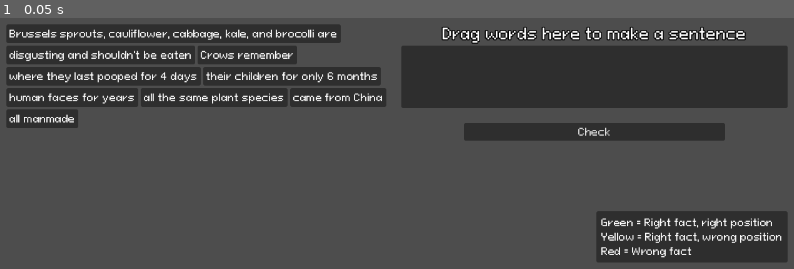
Above: before the commit, frame 1.
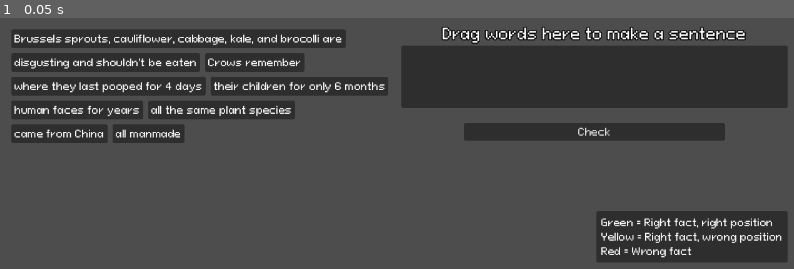
Above: after the commit, the same moment.

Repository: AJaxx86/make-anything-jam-26
Game: Godot game, scene res://ui/fact_builder.tscn
Same seed, same stepped clock (60 frames per second), same inputs: the game is played once before the commit and once after it. This scene is started directly instead of the project's main scene. Sound files missing from this copy of the repository are replaced by a short silence.
Inputs:
- Up to frame 1 (0.05 s): no input

The runs differ from the first frame. In frame 1, 10% of the frame differs, in the area x 0-49%, y 2-50%.

Commit message:
Add free-form fact piece area
Replace the source fact container with a FreeFactArea that
supports manual piece placement, piece management helpers, and
drop exclusion over the sentence area.

Update fact piece drag-and-drop handling and scene wiring to use
the new area and its drop sounds.

Diff:
--- a/ui/fact_builder.gd
+++ b/ui/fact_builder.gd
@@ -3,7 +3,7 @@
 @export var fact_piece_scene: PackedScene
 
 @export_group("Node References")
-@export var source_flow: FactContainer
+@export var source_flow: FreeFactArea
 @export var target_flow: FactSentenceContainer
 @export var submit_button: Button
 @export var all_facts_message: Label
@@ -140,9 +140,7 @@
 	if not active_facts.is_empty():
 		return
 
-	for child in source_flow.get_children():
-		if child is FactPiece:
-			child.queue_free()
+	source_flow.clear_fact_pieces()
 	target_flow.clear_fact_pieces()
 
 	active_facts = Global.get_facts(facts_per_round, "random")
@@ -164,7 +162,7 @@
 
 	for word in all_pieces:
 		var piece: FactPiece = fact_piece_scene.instantiate()
-		source_flow.add_child(piece)
+		source_flow.add_fact_piece(piece)
 		piece.setup(word)
 
 
@@ -189,12 +187,11 @@
 		var full_data = Global.get_fact_data(matched_fact["category"], matched_fact["fact"])
 		var false_words_to_remove = full_data.get("false_words", []).duplicate()
 
-		for child in source_flow.get_children():
-			if child is FactPiece:
-				var found_index = false_words_to_remove.find(child.text_value)
-				if found_index != -1:
-					false_words_to_remove.remove_at(found_index)
-					child.queue_free()
+		for piece in source_flow.get_fact_pieces():
+			var found_index = false_words_to_remove.find(piece.text_value)
+			if found_index != -1:
+				false_words_to_remove.remove_at(found_index)
+				piece.queue_free()
 
 		active_facts.erase(matched_fact)
 
--- a/ui/fact_builder.tscn
+++ b/ui/fact_builder.tscn
@@ -3,13 +3,10 @@
 [ext_resource type="FontFile" uid="uid://c5npascuojkq2" path="res://fonts/pixeloid-font/PixeloidSans-mLxMm.ttf" id="1_ud4uo"]
 [ext_resource type="Script" uid="uid://bahukpdyoe52f" path="res://ui/fact_builder.gd" id="2_b6gxa"]
 [ext_resource type="PackedScene" uid="uid://bfybevkb0t5ql" path="res://ui/fact_piece.tscn" id="2_in4ah"]
-[ext_resource type="Script" uid="uid://cx3edbtwhyq27" path="res://ui/fact_container.gd" id="3_m14j8"]
 [ext_resource type="AudioStream" uid="uid://d0ki2j2dpfqyd" path="res://sfx/checks/check_correct_5.mp3" id="4_yh0kt"]
 [ext_resource type="AudioStream" uid="uid://bew742gd0jjwj" path="res://sfx/checks/check_incorrect_2.mp3" id="5_3v0bg"]
-[ext_resource type="AudioStream" uid="uid://cq2mbqpyurfpo" path="res://sfx/eraser/eraser_sounds_1.mp3" id="5_whxiu"]
 [ext_resource type="AudioStream" uid="uid://6cb1e23lxmuc" path="res://sfx/checks/fart_reverb.mp3" id="6_43vm4"]
-[ext_resource type="AudioStream" uid="uid://dtpmlt4b1brul" path="res://sfx/eraser/eraser_sounds_2.mp3" id="6_h2qjg"]
-[ext_resource type="AudioStream" uid="uid://chbx5hf5q4dqr" path="res://sfx/eraser/eraser_sounds_3.mp3" id="7_m7r3v"]
+[ext_resource type="Script" uid="uid://b5vmsewyjsviy" path="res://ui/free_fact_area.gd" id="7_m7r3v"]
 [ext_resource type="AudioStream" uid="uid://kvuyckqsvq3a" path="res://sfx/pencil/pencil_sfx_1.mp3" id="8_yh0kt"]
 [ext_resource type="AudioStream" uid="uid://dmbv5wt7cre7" path="res://sfx/pencil/pencil_sfx_2.mp3" id="9_3v0bg"]
 [ext_resource type="AudioStream" uid="uid://bcqm1montpewj" path="res://sfx/pencil/pencil_sfx_3.mp3" id="10_43vm4"]
@@ -87,12 +84,13 @@
 label_settings = SubResource("LabelSettings_yh0kt")
 autowrap_mode = 3
 
-[node name="FactParts" type="HFlowContainer" parent="MarginContainer/HBoxContainer/MarginContainer/VBoxContainer" unique_id=320103843]
+[node name="FactParts" type="Control" parent="MarginContainer/HBoxContainer/MarginContainer/VBoxContainer" unique_id=392212612 node_paths=PackedStringArray("excluded_drop_area")]
 layout_mode = 2
 size_flags_horizontal = 3
 size_flags_vertical = 3
-script = ExtResource("3_m14j8")
-drop_sfx = Array[AudioStreamMP3]([ExtResource("5_whxiu"), ExtResource("6_h2qjg"), ExtResource("7_m7r3v")])
+script = ExtResource("7_m7r3v")
+drop_sfx = Array[AudioStreamMP3]([ExtResource("8_yh0kt"), ExtResource("9_3v0bg"), ExtResource("10_43vm4"), ExtResource("11_1tkxp"), ExtResource("12_u4o7d"), ExtResource("13_kld8p"), ExtResource("14_bwko5"), ExtResource("15_ik88q")])
+excluded_drop_area = NodePath("../../../MarginContainer2/VBoxContainer/PanelContainer/MarginContainer/SentenceArea")
 
 [node name="MarginContainer2" type="MarginContainer" parent="MarginContainer/HBoxContainer" unique_id=1650076695]
 layout_mode = 2
--- a/ui/fact_piece.gd
+++ b/ui/fact_piece.gd
@@ -56,6 +56,8 @@
 
 	var local_drop_pos: Vector2 = position + at_position
 	var parent_node: Node = get_parent()
+	if parent_node is FreeFactArea:
+		return (parent_node as FreeFactArea).can_drop_at_local(local_drop_pos)
 	if parent_node is FactContainer:
 		return true
 	if parent_node is FactSentenceContainer:
@@ -70,7 +72,9 @@
 
 	var local_drop_pos: Vector2 = position + at_position
 	var parent_node: Node = get_parent()
-	if parent_node is FactContainer:
+	if parent_node is FreeFactArea:
+		(parent_node as FreeFactArea).drop_piece_at_position(data as FactPiece, local_drop_pos)
+	elif parent_node is FactContainer:
 		(parent_node as FactContainer).drop_piece_at_position(data as FactPiece, local_drop_pos)
 	elif parent_node is FactSentenceContainer:
 		(parent_node as FactSentenceContainer).drop_piece_at_position(data as FactPiece, local_drop_pos)
--- /dev/null
+++ b/ui/free_fact_area.gd
@@ -0,0 +1,120 @@
+extends Control
+class_name FreeFactArea
+
+signal item_dropped(original_piece: FactPiece)
+
+@export var drop_sfx: Array[AudioStreamMP3]
+@export var excluded_drop_area: Control
+@export var initial_padding: Vector2 = Vector2(8, 8)
+@export var initial_spacing: Vector2 = Vector2(8, 8)
+
+
+func _can_drop_data(at_position: Vector2, data: Variant) -> bool:
+	if not data is FactPiece:
+		return false
+
+	return can_drop_at_local(at_position)
+
+
+func _drop_data(at_position: Vector2, data: Variant) -> void:
+	if not data is FactPiece:
+		return
+
+	drop_piece_at_position(data as FactPiece, at_position)
+
+
+func can_drop_at_local(local_pos: Vector2) -> bool:
+	return not _is_excluded_global_position(global_position + local_pos)
+
+
+func drop_piece_at_position(piece: FactPiece, local_pos: Vector2) -> void:
+	if not can_drop_at_local(local_pos):
+		return
+
+	var old_parent: Node = piece.get_parent()
+	if old_parent != null and old_parent != self:
+		old_parent.remove_child(piece)
+		if old_parent is FactSentenceContainer:
+			(old_parent as FactSentenceContainer).call_deferred("_update_layout_minimum_height")
+
+	if piece.get_parent() == null:
+		add_child(piece)
+
+	move_child(piece, get_child_count() - 1)
+	piece.set_anchors_preset(Control.PRESET_TOP_LEFT)
+	piece.position = _clamp_piece_position(local_pos - piece.size * 0.5, piece)
+	piece.flash()
+	item_dropped.emit(piece)
+	Global.play_sfx_random(drop_sfx)
+
+
+func add_fact_piece(piece: FactPiece) -> void:
+	var old_parent: Node = piece.get_parent()
+	if old_parent != null and old_parent != self:
+		old_parent.remove_child(piece)
+		if old_parent is FactSentenceContainer:
+			(old_parent as FactSentenceContainer).call_deferred("_update_layout_minimum_height")
+
+	if piece.get_parent() == null:
+		add_child(piece)
+
+	piece.set_anchors_preset(Control.PRESET_TOP_LEFT)
+	call_deferred("_arrange_fact_pieces")
+
+
+func clear_fact_pieces() -> void:
+	for child in get_children():
+		if child is FactPiece:
+			child.queue_free()
+
+
+func get_fact_pieces() -> Array[FactPiece]:
+	var pieces: Array[FactPiece] = []
+	for child in get_children():
+		if child is FactPiece:
+			pieces.append(child)
+	return pieces
+
+
+func _arrange_fact_pieces() -> void:
+	var cursor: Vector2 = initial_padding
+	var row_height: float = 0.0
+	var available_width: float = maxf(size.x, initial_padding.x * 2.0)
+
+	for piece in get_fact_pieces():
+		var piece_size: Vector2 = piece.size
+		if piece_size.x <= 0.0 or piece_size.y <= 0.0:
+			piece_size = piece.get_combined_minimum_size()
+
+		if cursor.x > initial_padding.x and cursor.x + piece_size.x > available_width:
+			cursor.x = initial_padding.x
+			cursor.y += row_height + initial_spacing.y
+			row_height = 0.0
+
+		piece.position = _clamp_piece_position(cursor, piece)
+		cursor.x += piece_size.x + initial_spacing.x
+		row_height = max(row_height, piece_size.y)
+
+
+func _clamp_piece_position(target_position: Vector2, piece: FactPiece) -> Vector2:
+	var piece_size: Vector2 = piece.size
+	if piece_size.x <= 0.0 or piece_size.y <= 0.0:
+		piece_size = piece.get_combined_minimum_size()
+
+	var max_position := Vector2(
+		maxf(0.0, size.x - piece_size.x),
+		maxf(0.0, size.y - piece_size.y)
+	)
+
+	return Vector2(
+		clampf(target_position.x, 0.0, max_position.x),
+		clampf(target_position.y, 0.0, max_position.y)
+	)
+
+
+func _is_excluded_global_position(global_pos: Vector2) -> bool:
+	if excluded_drop_area == null or not is_instance_valid(excluded_drop_area):
+		return false
+
+	var excluded_rect := Rect2(excluded_drop_area.global_position, excluded_drop_area.size)
+	return excluded_rect.has_point(global_pos)
Not shown, added: ui/free_fact_area.gd.uid
